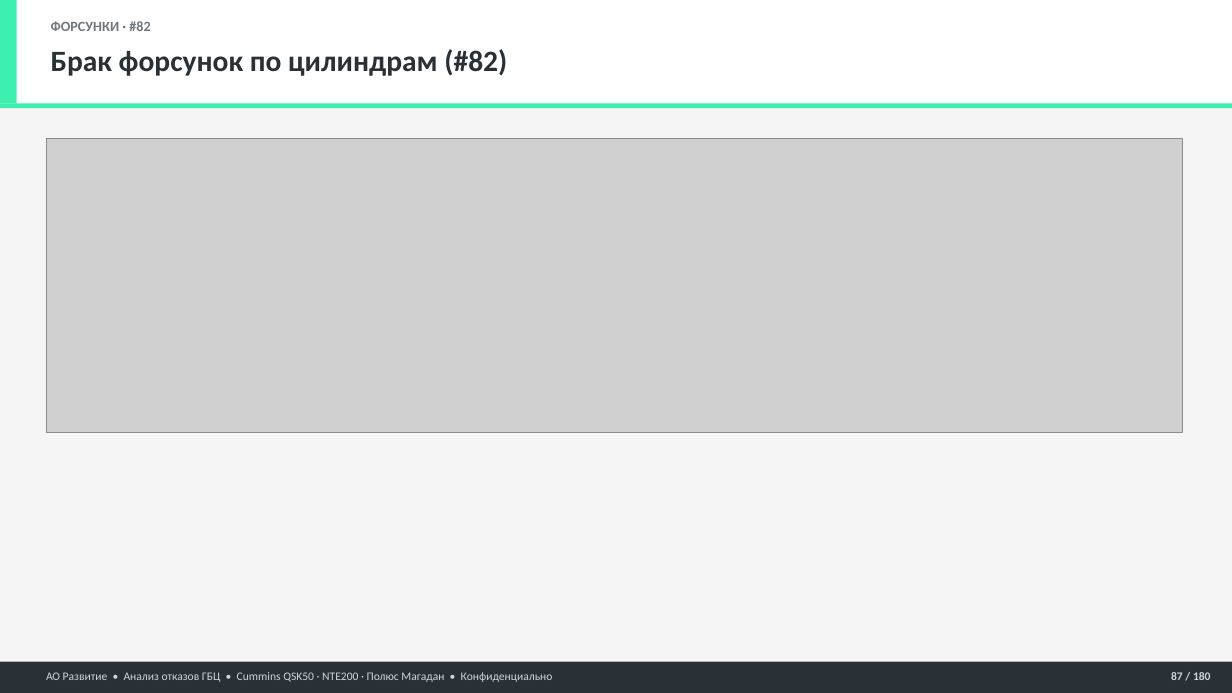
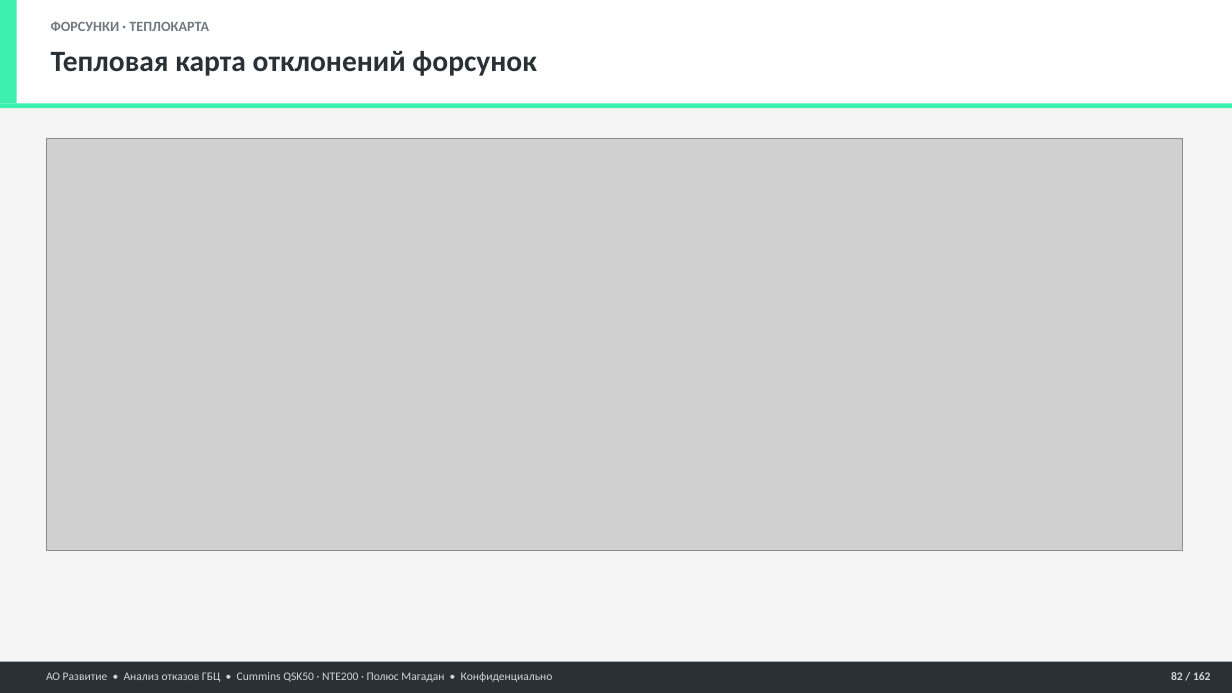
Before and after one commit to victorekuznetsov/NTE200, a slide deck: slide 82 of 05 Отчёты/Презентации/Анализ_ГБЦ_QSK50_NTE200_БОЛЬШОЙ.pptx (slide 87 before the commit). Drawn at 1232x693 pixels with LibreOffice and Linux fonts; fonts in the diff are those of the drawing; grey boxes stand for pictures. Boxes give left, top, right and bottom in pixels: in the first picture for what was removed or moved away, otherwise in the second. Text is boxed around its words. In the diff, an @@ line names an element or a change of style, - is before the commit and + after.

```diff
--- a/05 Отчёты/Презентации/Анализ_ГБЦ_QSK50_NTE200_БОЛЬШОЙ.pptx
+++ b/05 Отчёты/Презентации/Анализ_ГБЦ_QSK50_NTE200_БОЛЬШОЙ.pptx
@@ text at [51,21,209,31]: text changed @@
-ФОРСУНКИ · #82
+ФОРСУНКИ · ТЕПЛОКАРТА
@@ text at [51,51,536,76]: text changed @@
-Брак форсунок по цилиндрам (#82)
+Тепловая карта отклонений форсунок
@@ picture: place and size @@
-picture at [46,139,1183,433]
+picture at [46,139,1183,550]
@@ text at [1171,672,1211,680]: text changed @@
-87 / 180
+82 / 162
```
Also in this commit, not shown: 148 other slides changed, 13 slides added, 31 slides removed, 4 other files.
